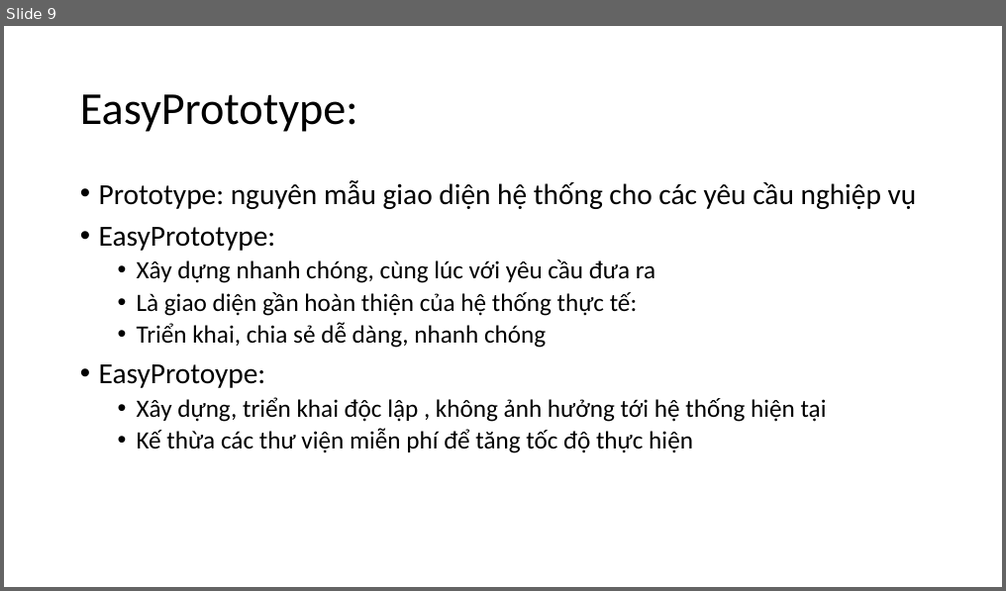
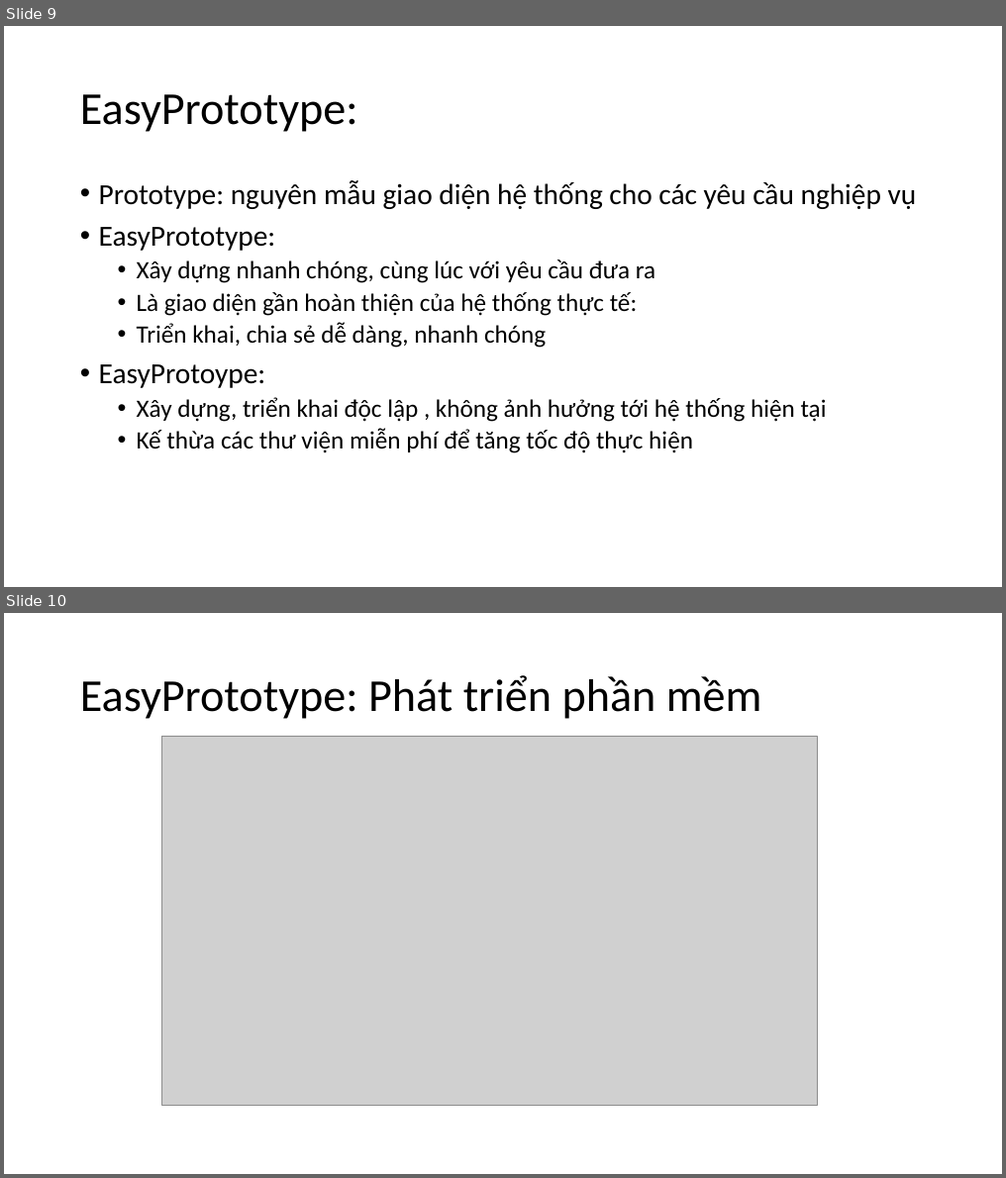
Before and after one commit to easywebhub/tasks, a slide deck: docs/architect/EasyWeb.pptx. Shown one above the other, each under a label of ours: slide 9 before the commit, slides 9 and 10 after it. The pictures are 1006x591 and 1006x1178 pixels, drawn with LibreOffice and Linux fonts; fonts in the diff are those of the drawing; grey boxes stand for pictures. Boxes give left, top, right and bottom in pixels: in the first picture for what was removed or moved away, otherwise in the second. Text is boxed around its words. In the diff, an @@ line names an element or a change of style, - is before the commit and + after.

```diff
--- a/docs/architect/EasyWeb.pptx
+++ b/docs/architect/EasyWeb.pptx
@@ slide 10 added at bbox=[4, 613, 1002, 1174], background #FFFFFF @@
@@ title added at bbox=[80, 675, 762, 719], 44 pt, text #000000 @@
+EasyPrototype: Phát triển phần mềm
@@ picture added at bbox=[162, 736, 817, 1105] @@
```
Also in this commit, not shown: 1 other slide added, 5 other files.
